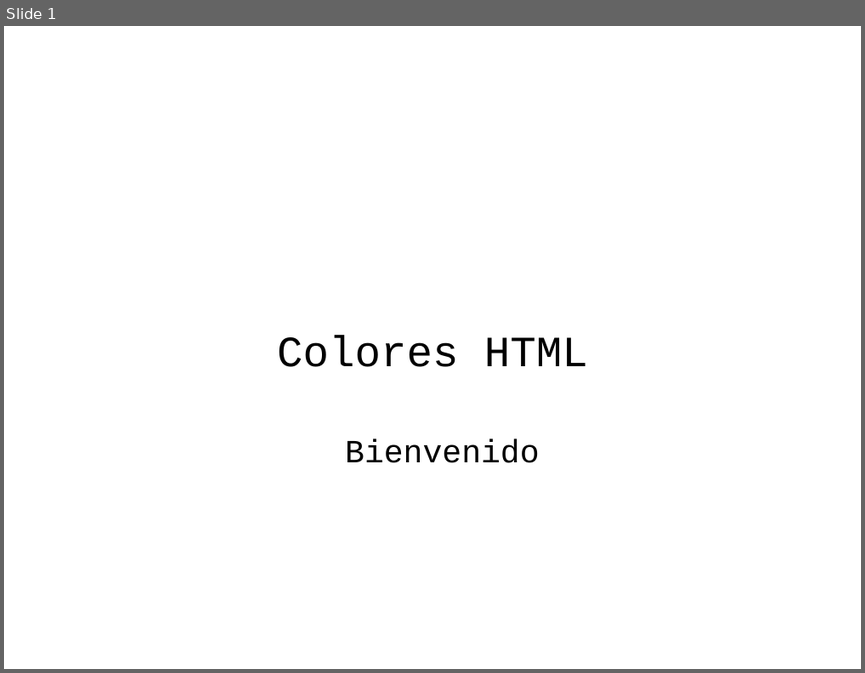
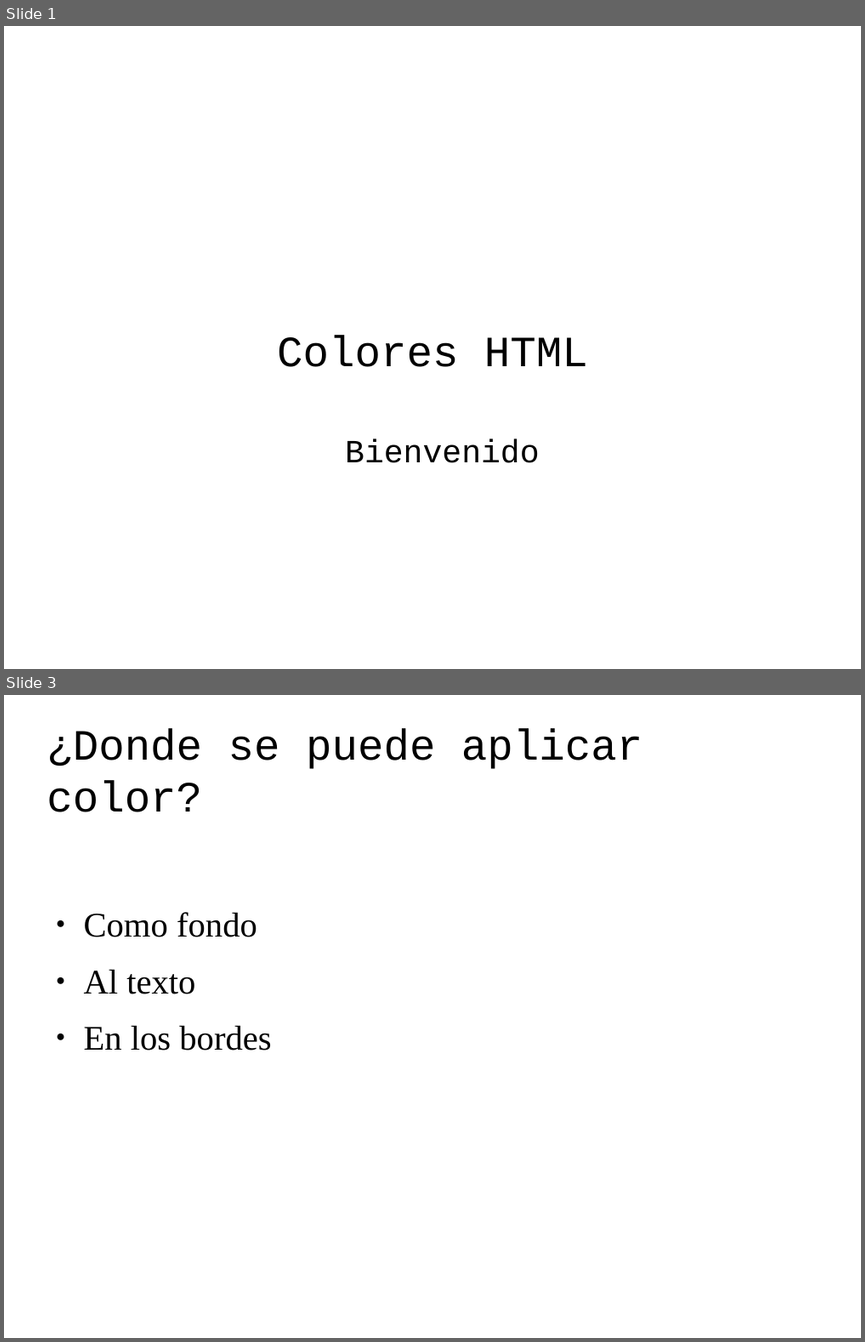
Before and after one commit to codefuncode/Curso-de-HTML-2020, a slide deck: 01-Tutorial-HTML/012-Colores-HTML/012-Colores-HTML.odp. Shown one above the other, each under a label of ours: slide 1 before the commit, slides 1 and 3 after it; the slides between them are not shown. The pictures are 865x673 and 865x1342 pixels, drawn with LibreOffice and Linux fonts; fonts in the diff are those of the drawing; background and template pictures are left out. Boxes give left, top, right and bottom in pixels: in the first picture for what was removed or moved away, otherwise in the second. Text is boxed around its words. In the diff, an @@ line names an element or a change of style, - is before the commit and + after.

```diff
--- a/01-Tutorial-HTML/012-Colores-HTML/012-Colores-HTML.odp
+++ b/01-Tutorial-HTML/012-Colores-HTML/012-Colores-HTML.odp
@@ slide 3 added at <box>4,695,861,1338</box>, background picture (left out) @@
@@ title added at <box>46,729,642,812</box>, 40 pt, text #000000 @@
+¿Donde se puede aplicar color?
@@ text added at <box>84,912,271,1050</box>, 32 pt, text #000000 @@
+● Como fondo
+● Al texto
+● En los bordes
```
Also in this commit, not shown: 1 slide changed, 1 other slide added, 4 slides removed, 6 other files.
